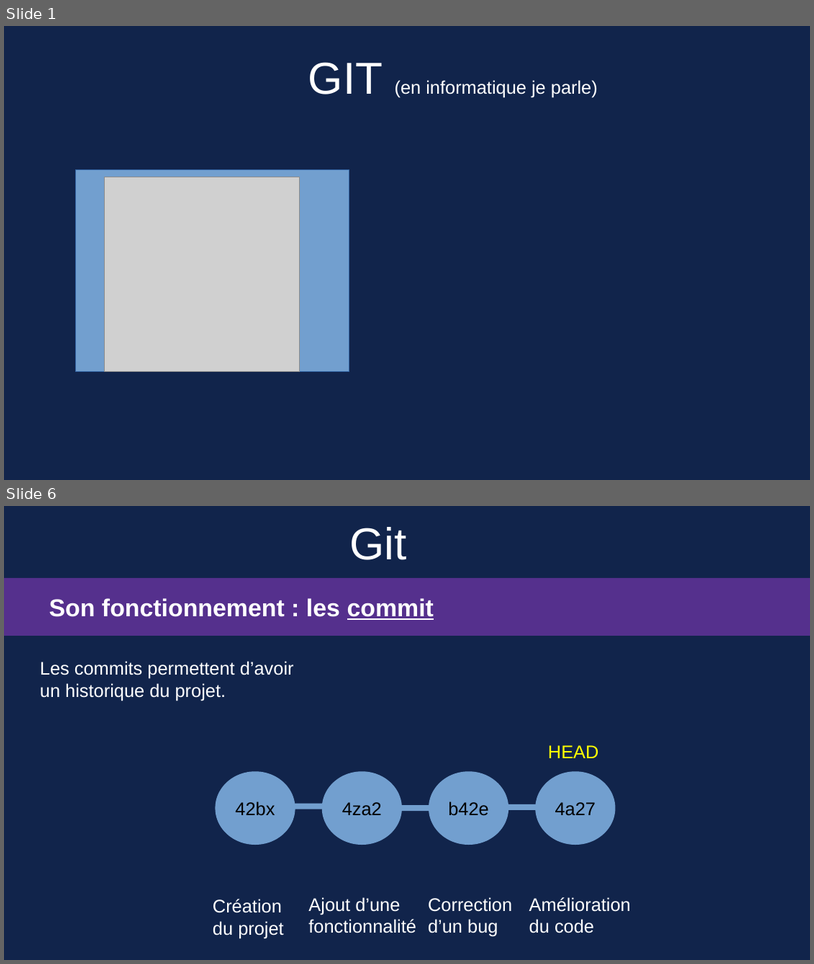
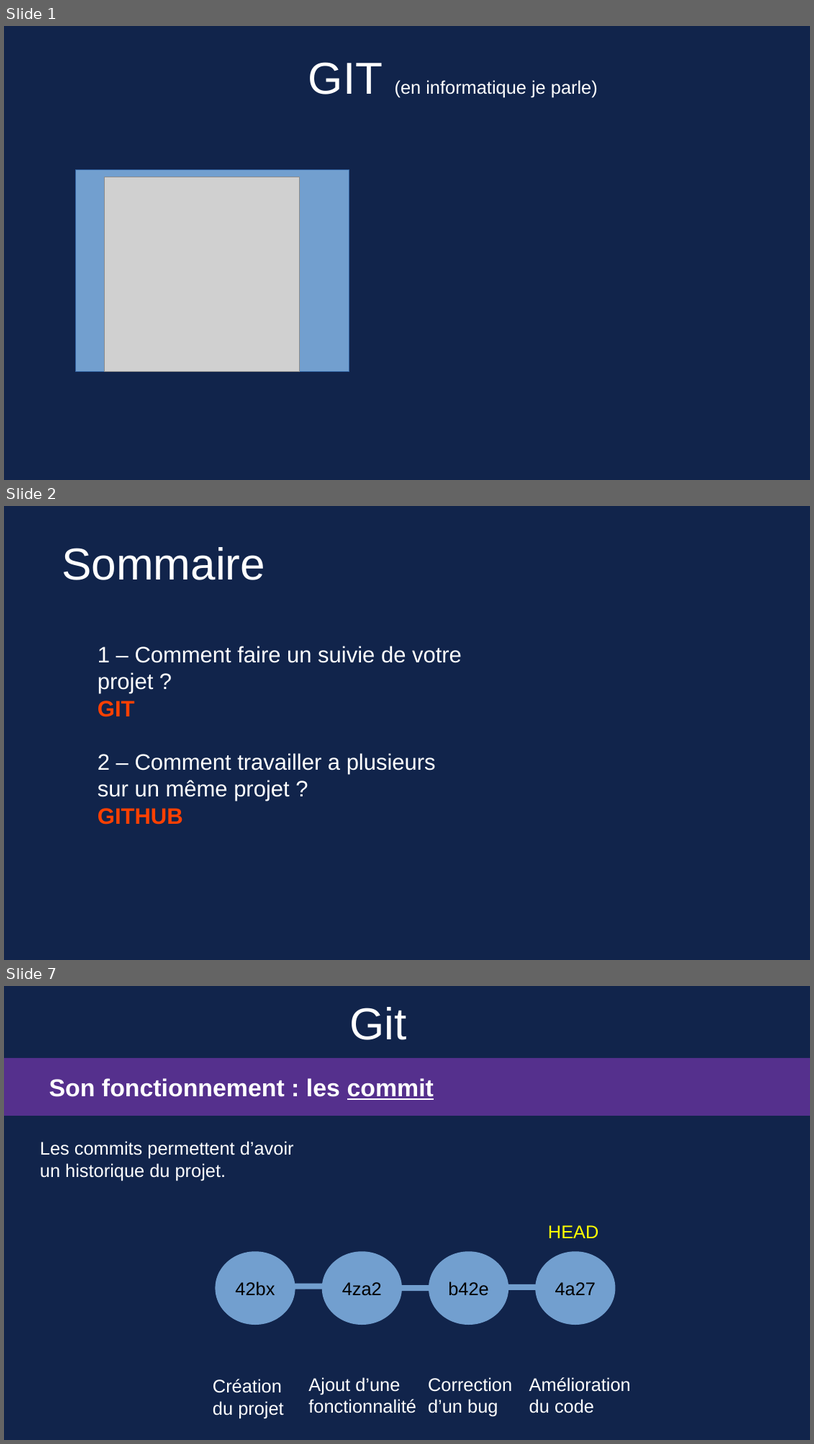
Before and after one commit to Sauvage89/guide_git, a slide deck: guide_git.odp. Shown one above the other, each under a label of ours: slides 1 and 6 before the commit, slides 1, 2 and 7 after it; the slides between them are not shown. The pictures are 814x964 and 814x1444 pixels, drawn with LibreOffice and Linux fonts; fonts in the diff are those of the drawing; grey boxes stand for pictures. Boxes give left, top, right and bottom in pixels: in the first picture for what was removed or moved away, otherwise in the second. Text is boxed around its words. In the diff, an @@ line names an element or a change of style, - is before the commit and + after.

```diff
--- a/guide_git.odp
+++ b/guide_git.odp
@@ slide 2 added at [4,506,810,960], background #11244B @@
@@ title added at [62,547,265,580], 44 pt, text #FFFFFF @@
+Sommaire
@@ text added at [98,646,462,824], 22 pt, text #FFFFFF @@
+1 – Comment faire un suivie de votre projet ?
+GIT
+2 – Comment travailler a plusieurs sur un même projet ?
+GITHUB
@@ what was slide 6 is now slide 7 @@
```
Also in this commit, not shown: 20 slides changed, 4 other slides added, 1 slide removed, 1 other file.
